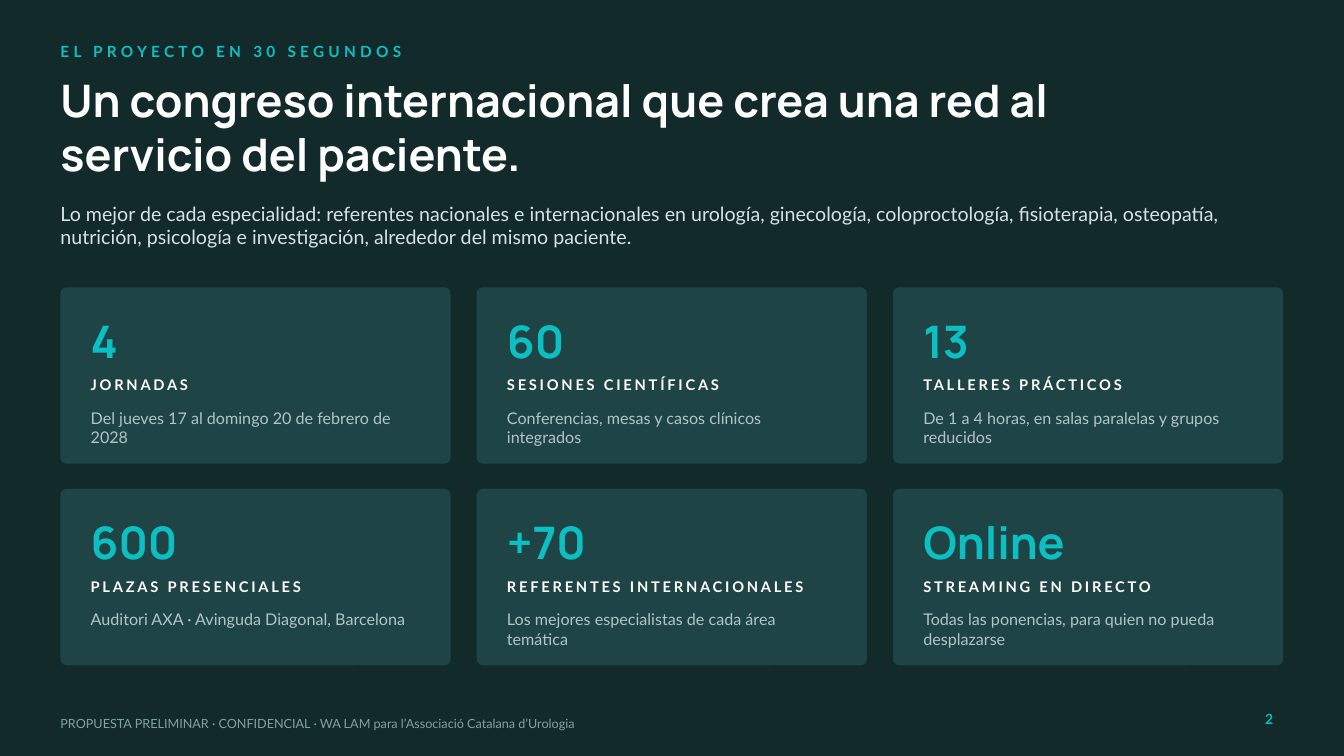
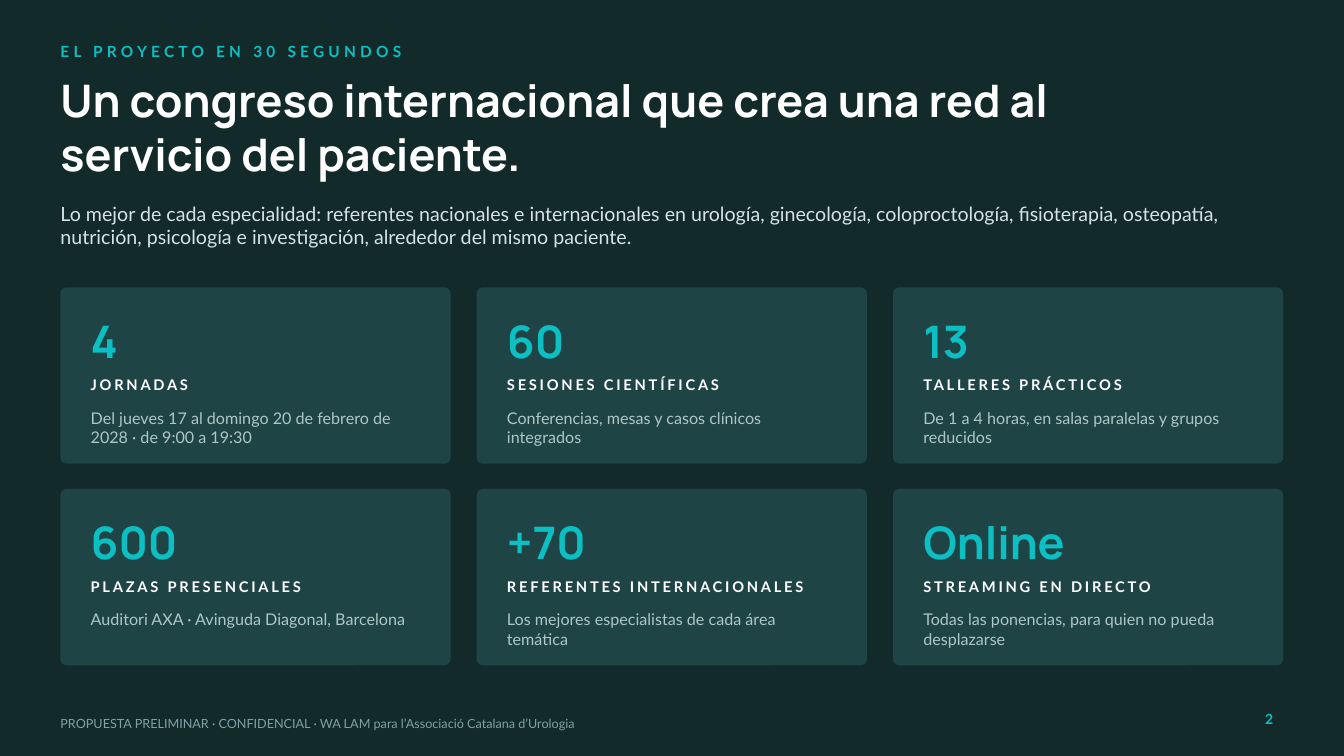
Before and after one commit to walam-bcn/formacion-olivier-bazin, a slide deck: slide 2 of Propuesta_Congreso_Salud_Pelvica_Urogenital_WALAM.pptx. Drawn at 1344x756 pixels with LibreOffice and Linux fonts; fonts in the diff are those of the drawing; background and template pictures are left out. Boxes give left, top, right and bottom in pixels: in the first picture for what was removed or moved away, otherwise in the second. Text is boxed around its words. In the diff, an @@ line names an element or a change of style, - is before the commit and + after.

```diff
--- a/Propuesta_Congreso_Salud_Pelvica_Urogenital_WALAM.pptx
+++ b/Propuesta_Congreso_Salud_Pelvica_Urogenital_WALAM.pptx
@@ text at [91,412,391,443]: text changed @@
-Del jueves 17 al domingo 20 de febrero de 2028
+Del jueves 17 al domingo 20 de febrero de 2028 · de 9:00 a 19:30
```
Also in this commit, not shown: 2 other slides changed, 1 other file.
